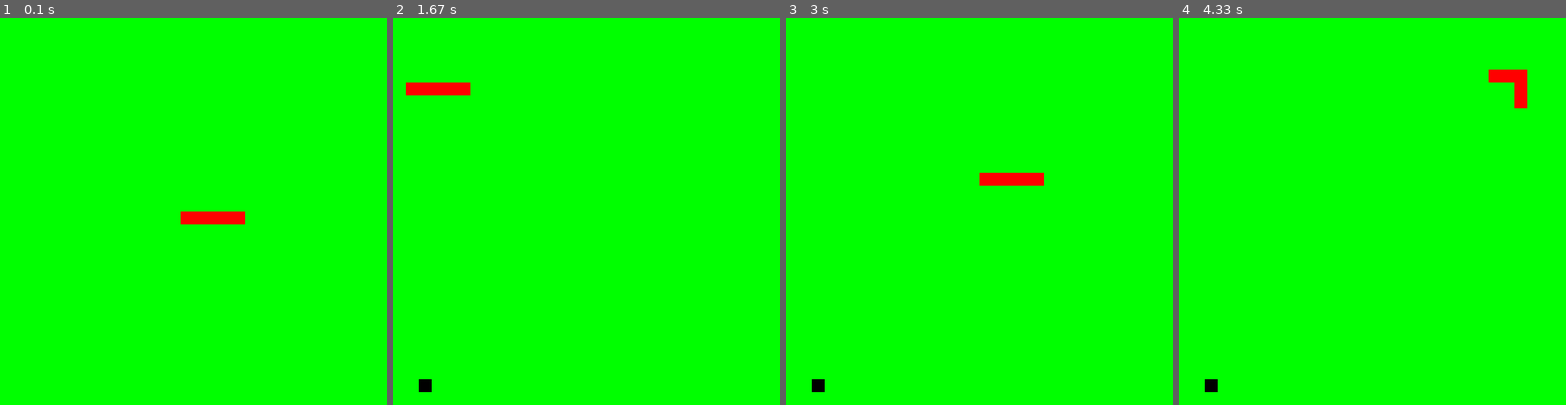
Above: before the commit, frames 1-4 (left to right).
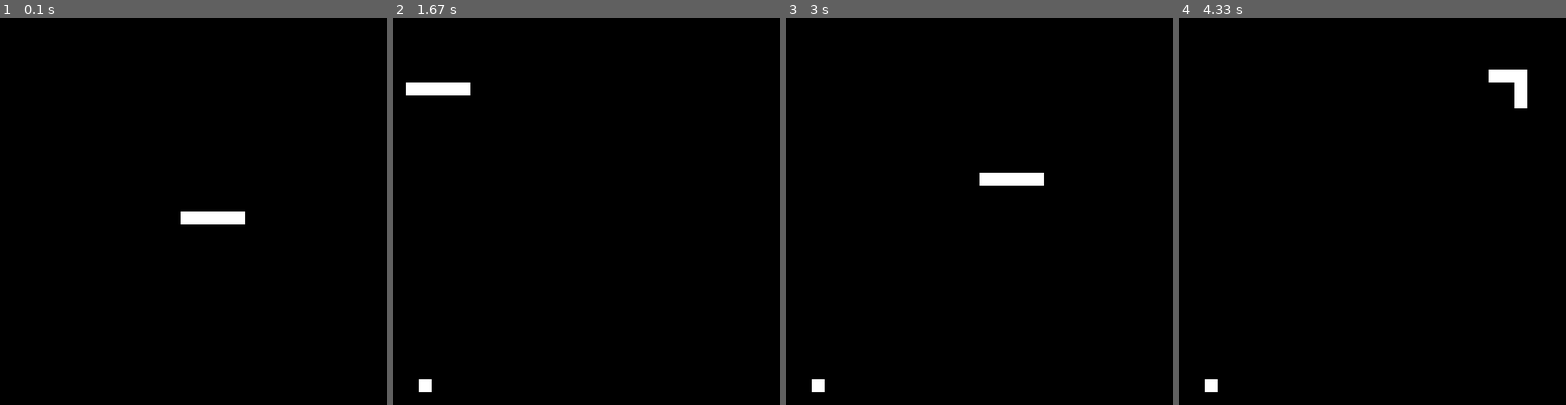
Above: after the commit, the same moments.

Repository: Paulo-Filipe/snakepygame
Game: pygame game, started from snake.py
The game is run twice, just before and just after one commit, with the same random seed, the same clock (stepped at 60 frames per second) and the same inputs.
Inputs:
- Up to frame 1 (0.1 s): no input
- Up to frame 2 (1.67 s): hold Up 0.83-1.3 s; hold Right from 1.33 s (still down)
- Up to frame 3 (3 s): release Right at 1.8 s; hold Down 2.4-2.7 s; hold Left from 2.73 s (still down)
- Up to frame 4 (4.33 s): release Left at 3.13 s; hold Up 3.17-3.53 s; hold Right 3.57-4.2 s; hold Down from 4.23 s (still down)

The runs differ from the first frame. In frame 1, 100% of the frame differs, in the area x 0-100%, y 0-100%; in frame 2, 100%; in frame 3, 100%; in frame 4, 100%.

Commit message:
reorganazing some functions

Diff:
--- a/game/snake_services.py
+++ b/game/snake_services.py
@@ -33,13 +33,19 @@
     return (x_food, y_food)
 
 
-def add_tile(snake,snake_directions):
+def add_tile(snake, snake_directions):
     (last_x, last_y, last_direction) = snake[-1]
-
-    print(snake[-1])
 
     (dir_x, dir_y) = snake_directions[last_direction]
 
-    snake.append((last_x+dir_y, last_y+dir_x, last_direction))
+    snake.append((last_x + (dir_x * -1), last_y + (dir_y * -1), last_direction))
 
-    print(snake[-1])
+def check_collision(snake):
+    (x_0, y_0, direction_0) = snake[0]
+    collision = False
+    for i in range(3, len(snake)):
+        (x_i, y_i, direction_i) = snake[i]
+        if x_0 == x_i and y_0 == y_i:
+            collision = True
+            break
+    return collision
--- a/snake.py
+++ b/snake.py
@@ -10,6 +10,7 @@
 # describing snake
 tile_size = 20
 snake_size = 5
+snake_color = assets.colors['WHITE']
 direction = controls.controllers['LEFT']
 position_x = display.display_size / 2
 position_y = display.display_size / 2
@@ -27,14 +28,11 @@
 # defines the limits where the snake will be drawn.
 legal_display_range = display.display_size
 
-# points
+# points controller
 points = 0
 frame_counter = 0
-food_spawn_interval = 9
-
+food_spawn_interval = 20
 food_pos = (None, None)
-
-spawn = False
 
 # Beginning Game Loop
 while True:
@@ -48,17 +46,10 @@
             (x, y, old_direction) = snake[0]
             snake[0] = (x, y, direction)  # change the direction of the head.
 
-    display.DISPLAY.fill(assets.colors['GREEN'])
+    display.DISPLAY.fill(assets.colors['BLACK'])
 
     # Check for colisions between head and body.
-    (x_0, y_0, direction_0) = snake[0]
-    collision = False
-    for i in range(3, len(snake)):
-        (x_i, y_i, direction_i) = snake[i]
-        if x_0 == x_i and y_0 == y_i:
-            collision = True
-            break
-    if collision:
+    if snake_services.check_collision(snake):
         pygame.quit()
         sys.exit()
 
@@ -66,7 +57,7 @@
     if frame_counter < food_spawn_interval:
         if food_pos != (None, None):
             (x_food_pos, y_food_pos) = food_pos
-            snake_services.draw_snake_tile(display.DISPLAY, assets.colors['BLACK'], x_food_pos, y_food_pos, tile_size)
+            snake_services.draw_snake_tile(display.DISPLAY, snake_color, x_food_pos, y_food_pos, tile_size)
 
         frame_counter += 1
 
@@ -75,11 +66,11 @@
         if food_pos == (None, None):
             (x_rand, y_rand) = snake_services.spawn_food(tile_size, snake, food_pos)
             food_pos = (x_rand, y_rand)
-            snake_services.draw_snake_tile(display.DISPLAY, assets.colors['BLACK'], x_rand, y_rand, tile_size)
+            snake_services.draw_snake_tile(display.DISPLAY, snake_color, x_rand, y_rand, tile_size)
 
     if food_pos != (None, None) and snake_services.isInSnake(snake, food_pos):
         snake_services.add_tile(snake, snake_directions)
-        print(len(snake))
+        snake_size += 1
         food_pos = (None, None)
 
 
@@ -92,7 +83,7 @@
 
         # draw on new position.
         snake_services.draw_snake_tile(
-            display.DISPLAY, assets.colors['RED'], new_pos_x, new_pos_y, tile_size)
+            display.DISPLAY, snake_color, new_pos_x, new_pos_y, tile_size)
 
         if i == 0:  # change all directions, except for the head. update all positions.
             snake[i] = (new_pos_x, new_pos_y, direction)
